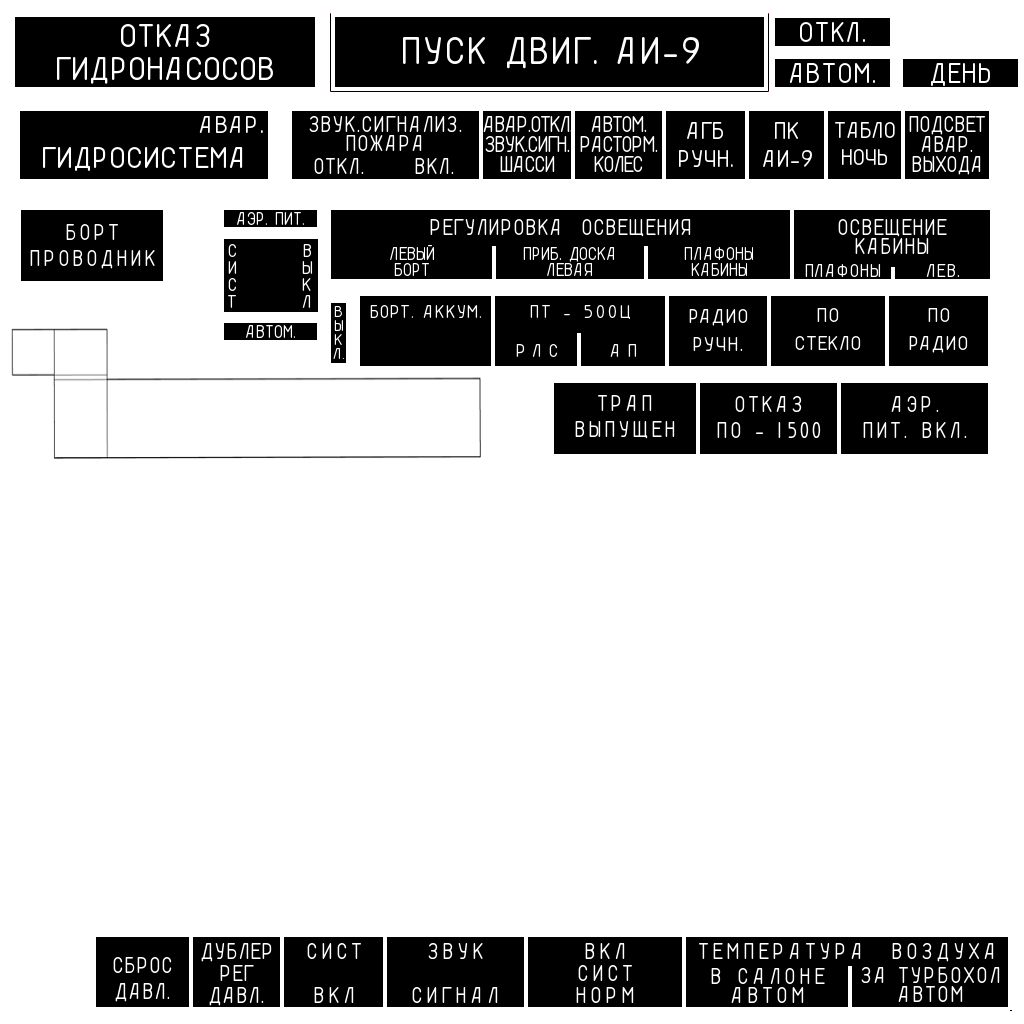
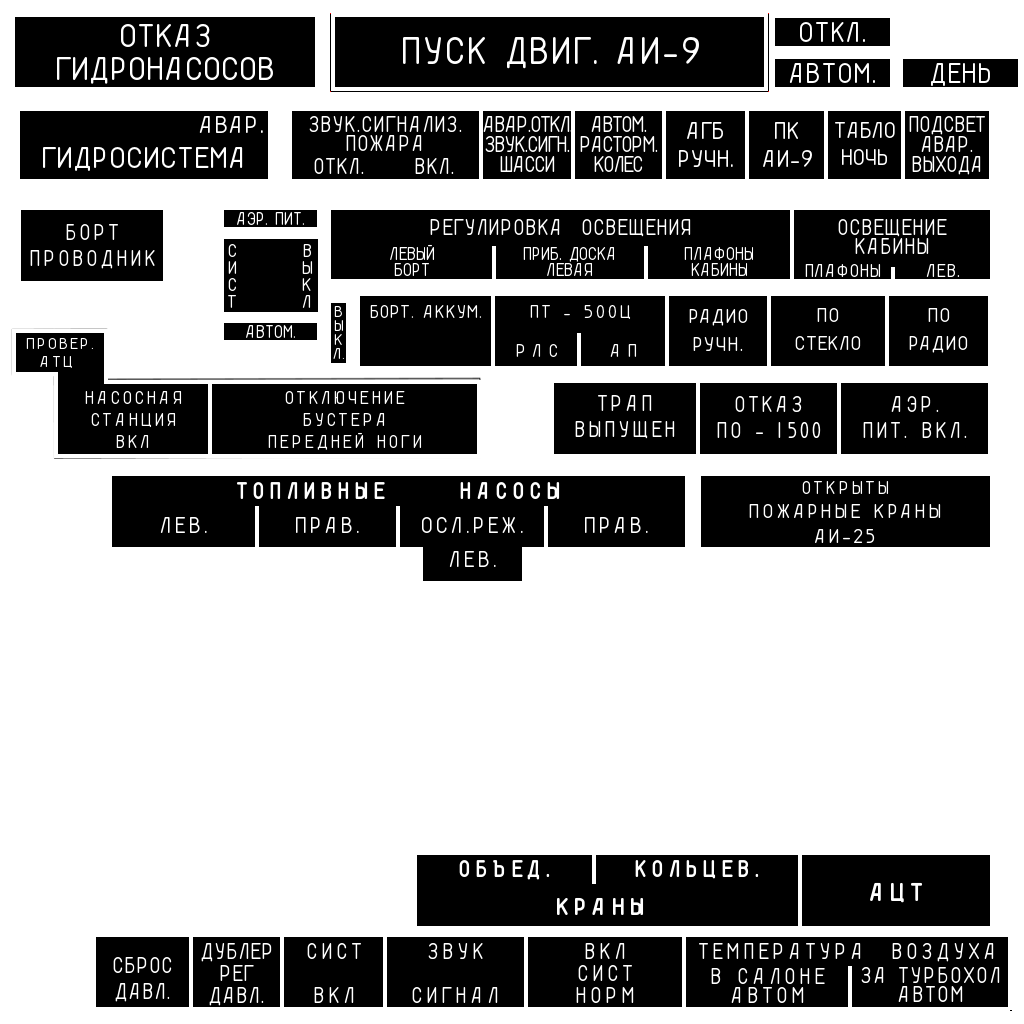
Layered file, before and after one edit (1024px x 1024px). Changes by layer:
added layer "АЦТ" above "КРАНЫ" over [870, 882, 923, 903]
added layer "КРАНЫ" above "КОЛЬЦЕВ." over [557, 897, 644, 915]
added layer "КОЛЬЦЕВ." above "ОБЪЕД." over [635, 860, 759, 879]
added layer "ОБЪЕД." above "Вставленный слой #8" over [459, 860, 550, 880]
added layer "Вставленный слой #8" above "Копия Копия Копия Копия exterior_Plane.108.tga #3" over [417, 855, 990, 926]
added layer "Копия Копия Копия Копия exterior_Plane.108.tga #3" above "ОСЛ.РЕЖ. ..." over [417, 855, 990, 926]
added layer "ОСЛ.РЕЖ. ..." above "ТОПЛИВНЫЕ НАСОСЫ" over [422, 517, 523, 567]
added layer "ТОПЛИВНЫЕ НАСОСЫ" above "ПРАВ. #2" over [237, 482, 560, 499]
added layer "ПРАВ. #2" above "ПРАВ." over [585, 517, 648, 533]
added layer "ПРАВ." above "ЛЕВ. #1" over [296, 517, 359, 533]
added layer "Вставленный слой #7" above "Копия Копия Копия Копия exterior_Plane.108.tga #2" over [112, 476, 685, 581]
added layer "Копия Копия Копия Копия exterior_Plane.108.tga #2" above "ОТКРЫТЫ ..." over [112, 476, 685, 581]
added layer "ОТКРЫТЫ ..." above "Вставленный слой #4" over [749, 481, 941, 543]
added layer "Вставленный слой #3" above "Копия Копия Копия Копия exterior_Plane.108.tga #1" over [701, 476, 990, 547]
added layer "Копия Копия Копия Копия exterior_Plane.108.tga #1" above "ОТКЛЮЧЕНИЕ ..." over [701, 476, 990, 547]
added layer "ОТКЛЮЧЕНИЕ ..." above "ПРОВЕР. ..." over [268, 391, 422, 450]
added layer "ПРОВЕР. ..." above "НАСОСНАЯ ..." over [26, 338, 93, 368]
added layer "НАСОСНАЯ ..." above "Вставленный слой#5" over [85, 391, 182, 448]
moved "Вставленный слой#5" above "Вставленный слой #2", painted on it over [12, 329, 990, 926]
added layer "Копия Копия Копия Копия exterior_Plane.108.tga" above "Копия Копия Копия exterior_Plane.108.tga" over [12, 329, 440, 406]
added layer "Копия Копия Копия exterior_Plane.108.tga" above "exterior_Plane.134.tga" over [56, 381, 481, 458]
…and 3 more changes (3 added)
